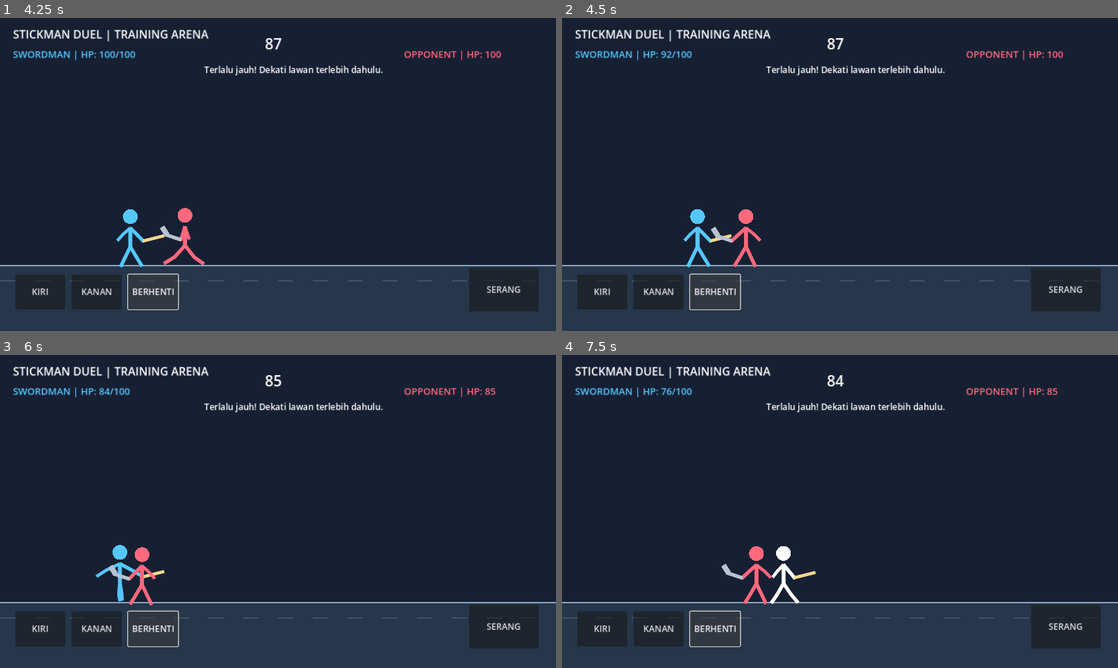
Above: before the commit, frames 1-4 (two rows, left to right).
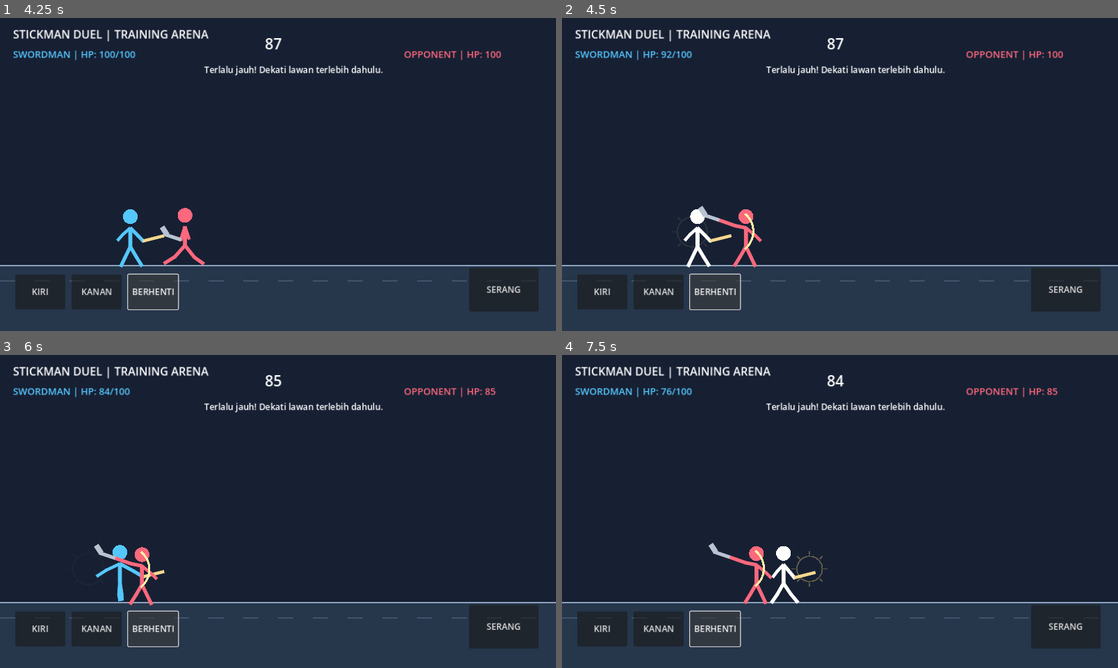
Above: after the commit, the same moments.

Repository: satriamada-web/stickman-duel
Game: Godot game, scene res://scenes/main.tscn
Two runs of this game, one before a commit and one after it. Both use one fixed random seed, a clock stepped at 60 frames per second and the inputs below.
Inputs:
- Up to frame 1 (4.25 s): click "MULAI BERTARUNG" at 0.5 s; click "SERANG" at 1.25 s; click "KIRI" at 2 s; click "KANAN" at 2.75 s; click "BERHENTI" at 3.5 s
- Up to frame 2 (4.5 s): tap Enter at 4.25 s; hold D from 4.28 s (still down)
- Up to frame 3 (6 s): tap Space at 4.52, 5.27 s; release D at 5.03 s; hold A 5.03-5.78 s; hold D from 5.78 s (still down)
- Up to frame 4 (7.5 s): tap Space at 6.77 s; release D at 7.28 s; hold A from 7.28 s (still down)

Frame 1 is identical in both runs. In frame 2, 0.6% of the frame differs, in the area x 21-36%, y 60-80%; in frame 3, 0.3%; in frame 4, 0.4%.

Commit message:
Add enemy attack animation and impact burst effects

Diff:
--- a/scripts/main.gd
+++ b/scripts/main.gd
@@ -17,6 +17,7 @@
 var time_left := MATCH_LENGTH
 var attack_cooldown := 0.0
 var attack_animation_time := 0.0
+var enemy_attack_animation_time := 0.0
 var animation_time := 0.0
 var player_hit_flash := 0.0
 var enemy_hit_flash := 0.0
@@ -59,6 +60,7 @@
 		return
 	animation_time += delta
 	attack_animation_time = maxf(0.0, attack_animation_time - delta)
+	enemy_attack_animation_time = maxf(0.0, enemy_attack_animation_time - delta)
 	player_hit_flash = maxf(0.0, player_hit_flash - delta)
 	enemy_hit_flash = maxf(0.0, enemy_hit_flash - delta)
 	impact_effect_time = maxf(0.0, impact_effect_time - delta)
@@ -73,8 +75,9 @@
 		enemy_x = move_toward(enemy_x, player_x, 145.0 * delta)
 	elif enemy_attack_cooldown <= 0.0:
 		player_hp = maxi(0, player_hp - 8)
-		player_hit_flash = 0.18
-		impact_effect_time = 0.16
+		player_hit_flash = 0.22
+		enemy_attack_animation_time = 0.24
+		impact_effect_time = 0.24
 		impact_effect_x = player_x
 		enemy_attack_cooldown = 1.35
 
@@ -95,11 +98,19 @@
 	var player_tint := Color("#ffffff") if player_hit_flash > 0.0 else Color(player_stats["color"])
 	var enemy_tint := Color("#ffffff") if enemy_hit_flash > 0.0 else Color("#ff687d")
 	_draw_fighter(player_x, FLOOR_Y, player_tint, 1, str(player_stats["weapon"]), move_direction != 0, attack_animation_time > 0.0)
-	_draw_fighter(enemy_x, FLOOR_Y, enemy_tint, -1, "AXE", absf(enemy_x - player_x) > 125.0, false)
+	_draw_fighter(enemy_x, FLOOR_Y, enemy_tint, -1, "AXE", absf(enemy_x - player_x) > 125.0, enemy_attack_animation_time > 0.0)
 	if impact_effect_time > 0.0:
 		var impact_y := FLOOR_Y - 78.0
-		draw_line(Vector2(impact_effect_x - 13, impact_y - 13), Vector2(impact_effect_x + 13, impact_y + 13), Color("#ffe28a"), 5.0)
-		draw_line(Vector2(impact_effect_x - 13, impact_y + 13), Vector2(impact_effect_x + 13, impact_y - 13), Color("#ffe28a"), 5.0)
+		var impact_progress := 1.0 - impact_effect_time / 0.24
+		var burst_radius := 12.0 + impact_progress * 25.0
+		var burst_alpha := clampf(impact_effect_time / 0.24, 0.0, 1.0)
+		var burst_color := Color(1.0, 0.88, 0.48, burst_alpha)
+		draw_arc(Vector2(impact_effect_x, impact_y), burst_radius, 0.0, TAU, 20, burst_color, 3.0)
+		for ray in range(8):
+			var angle := TAU * float(ray) / 8.0
+			var ray_start := Vector2(cos(angle), sin(angle)) * (burst_radius + 3.0)
+			var ray_end := Vector2(cos(angle), sin(angle)) * (burst_radius + 12.0)
+			draw_line(Vector2(impact_effect_x, impact_y) + ray_start, Vector2(impact_effect_x, impact_y) + ray_end, burst_color, 3.0)
 
 func _draw_fighter(x: float, floor_y: float, tint: Color, direction: int, weapon: String, walking: bool, attacking: bool) -> void:
 	# Gerakan sendi: pinggul, lutut, bahu, siku, dan tangan dihitung setiap frame.
@@ -270,7 +281,7 @@
 	if absf(enemy_x - player_x) <= attack_range:
 		enemy_hp = maxi(0, enemy_hp - int(stats["damage"]))
 		enemy_hit_flash = 0.18
-		impact_effect_time = 0.16
+		impact_effect_time = 0.24
 		impact_effect_x = enemy_x
 		status_label.text = "SERANGAN %s! Lawan kehilangan %d HP." % [selected_character.to_upper(), stats["damage"]]
 	else:
